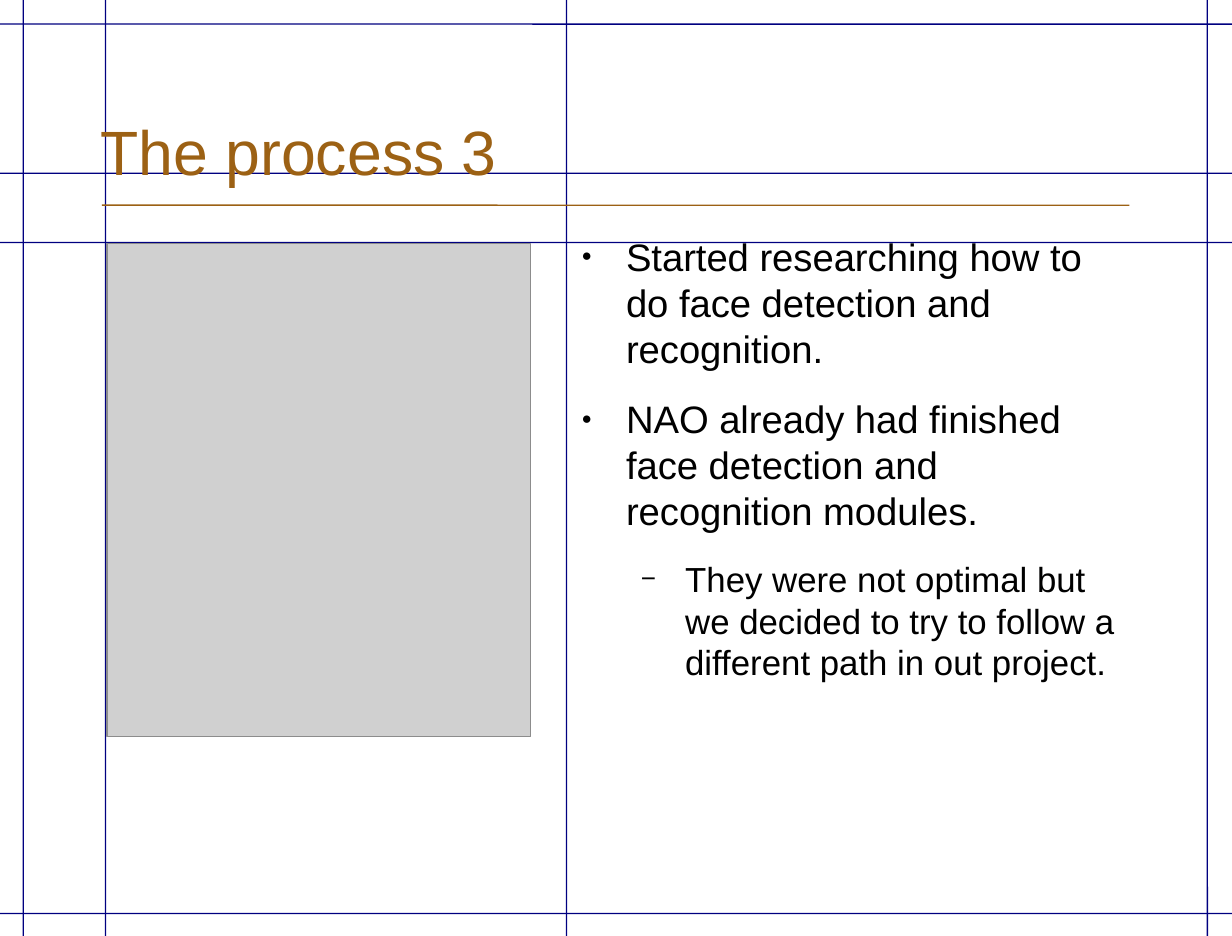
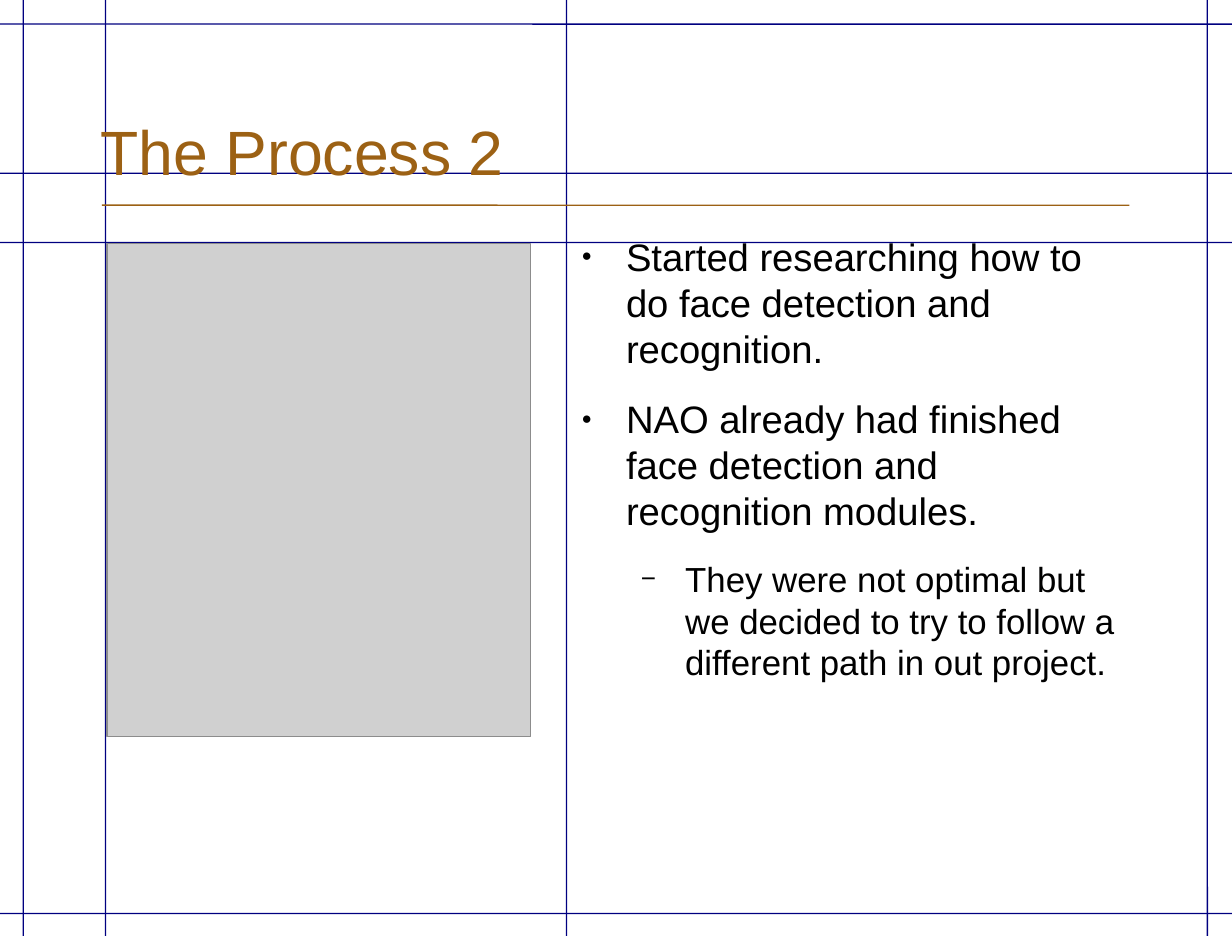
Before and after one commit to TabTabTab/NaoPresentation, a slide deck: slide 5 of NAOPresentation.odp (slide 6 before the commit). Drawn at 1232x936 pixels with LibreOffice and Linux fonts; fonts in the diff are those of the drawing; grey boxes stand for pictures; background and template pictures are left out. Boxes give left, top, right and bottom in pixels: in the first picture for what was removed or moved away, otherwise in the second. Text is boxed around its words. In the diff, an @@ line names an element or a change of style, - is before the commit and + after.

```diff
--- a/NAOPresentation.odp
+++ b/NAOPresentation.odp
@@ title at (x1=100, y1=126, x2=504, y2=187): text changed @@
-The process 3
+The Process 2
```
Also in this commit, not shown: 1 other slide changed, 2 slides added, 1 slide removed, 1 other file.
